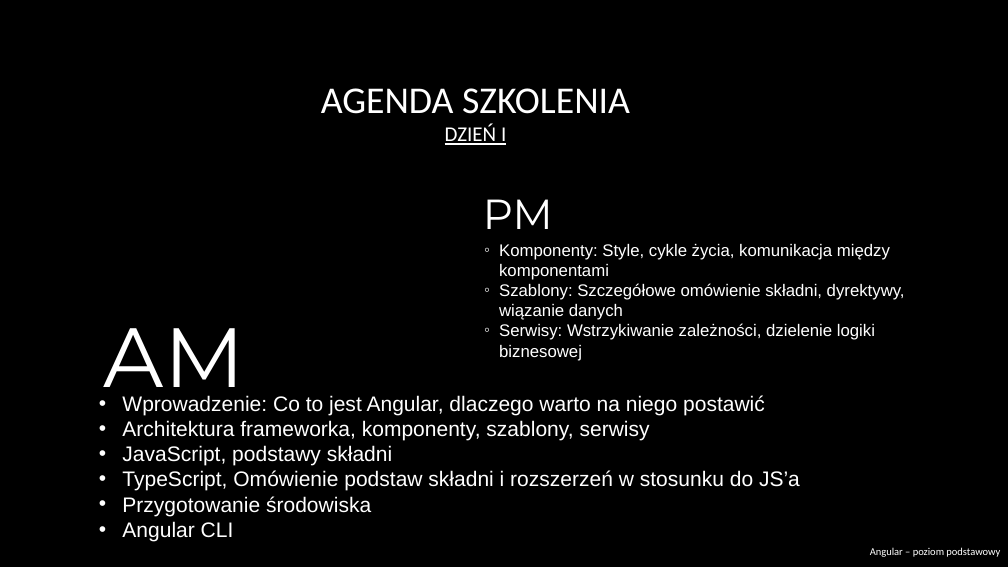
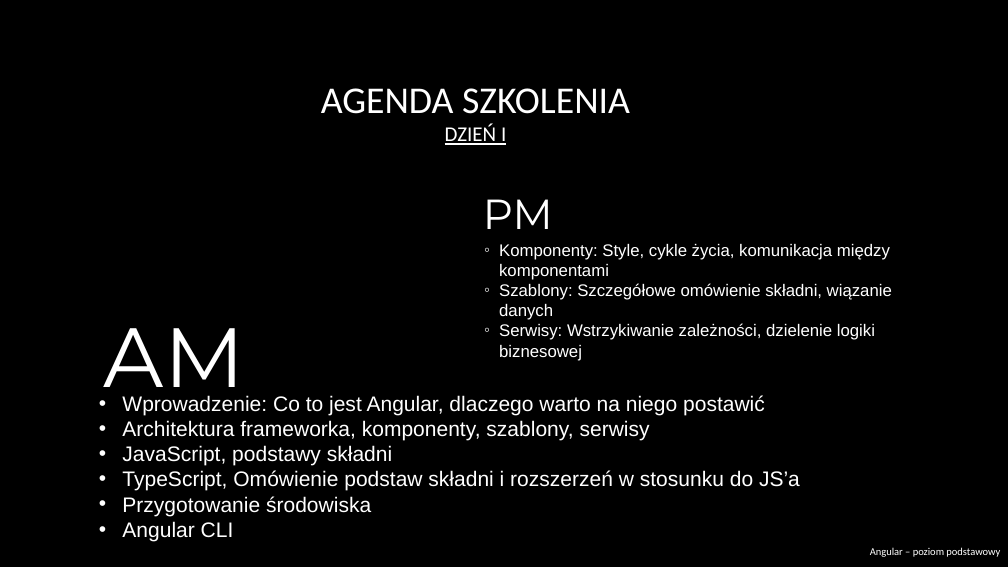
Before and after one commit to Fraszczak/angular-course, a slide deck: slide 4 of prezentacja/Angular beginner.pptx. Drawn at 1008x567 pixels with LibreOffice and Linux fonts; fonts in the diff are those of the drawing; background and template pictures are left out. Boxes give left, top, right and bottom in pixels: in the first picture for what was removed or moved away, otherwise in the second. Text is boxed around its words. In the diff, an @@ line names an element or a change of style, - is before the commit and + after.

```diff
--- a/prezentacja/Angular beginner.pptx
+++ b/prezentacja/Angular beginner.pptx
@@ text at bbox=[499, 283, 892, 320]: text changed @@
-  ◦ Szablony: Szczegółowe omówienie składni, dyrektywy, wiązanie danych
+  ◦ Szablony: Szczegółowe omówienie składni, wiązanie danych
```
Also in this commit, not shown: 2 other slides changed.
